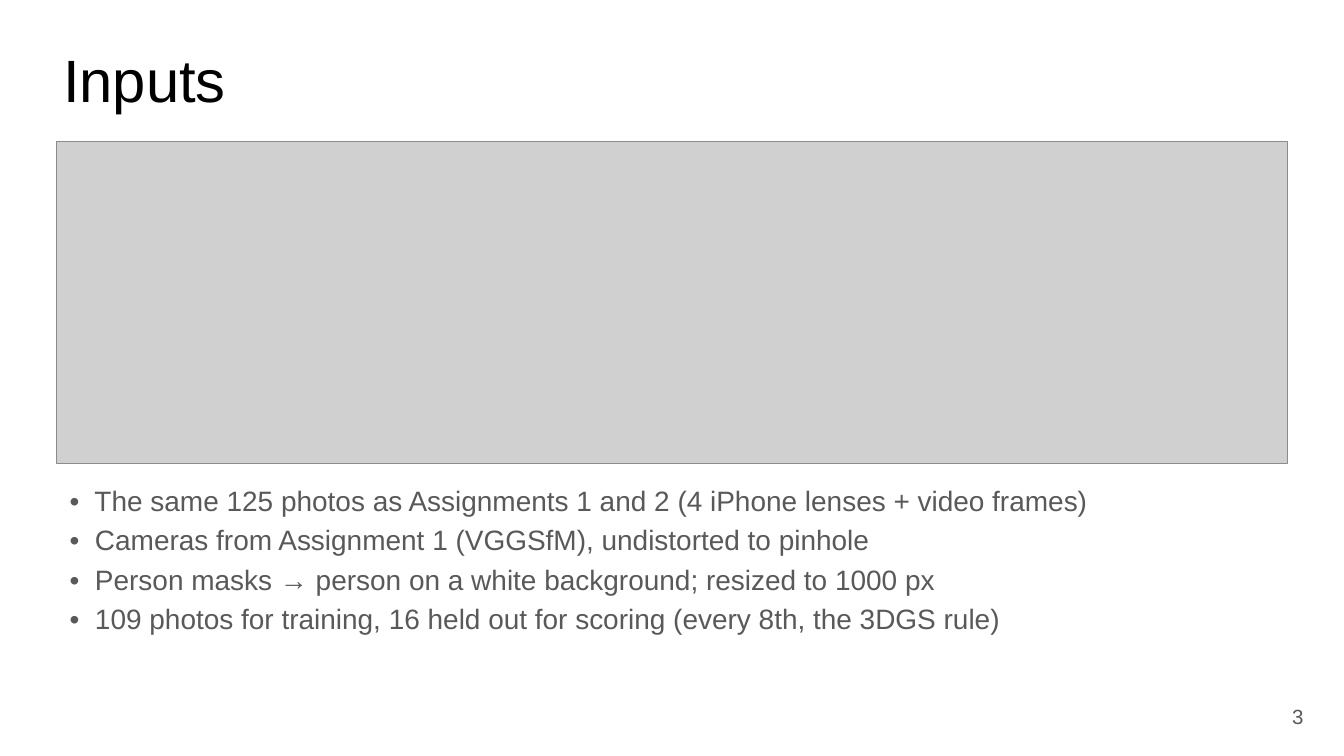
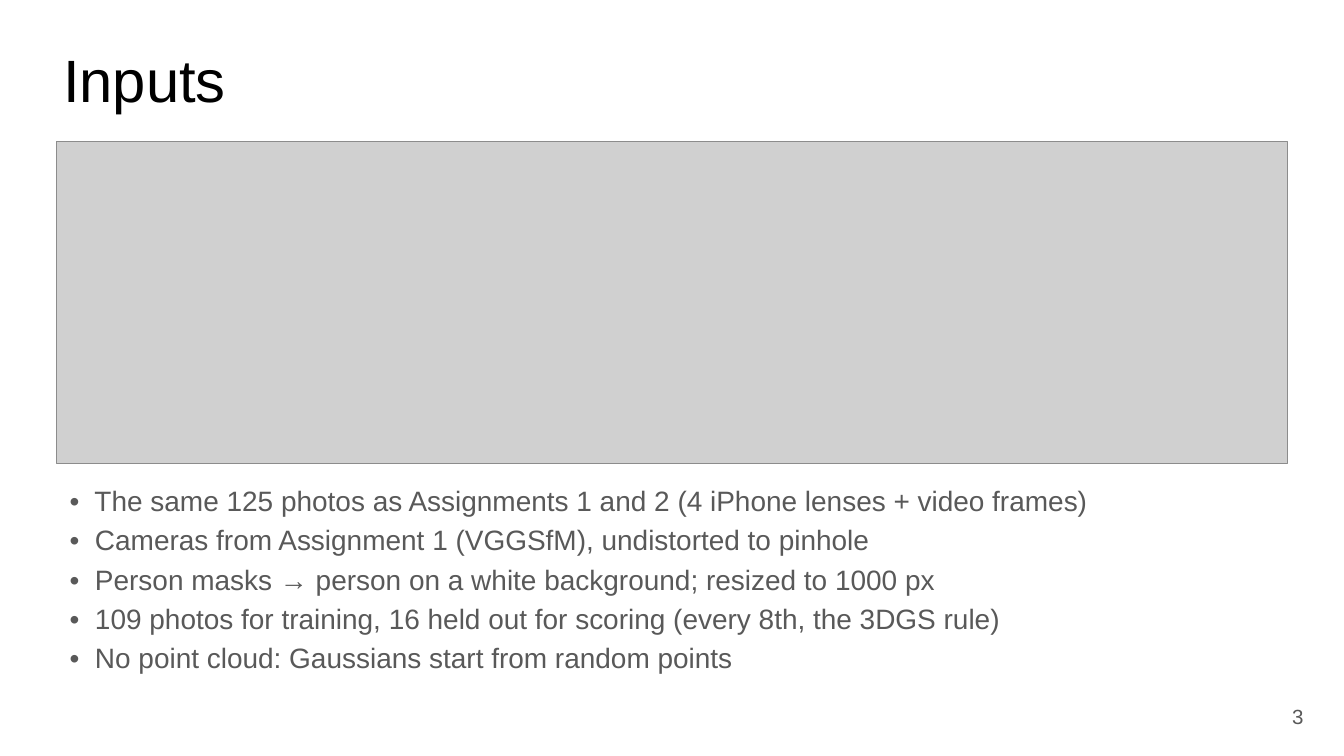
Before and after one commit to anas2908/cv802_assignment_3, a slide deck: slide 3 of docs/slides/CV802_SP3_novel_view_synthesis.pptx. Drawn at 1344x756 pixels with LibreOffice and Linux fonts; fonts in the diff are those of the drawing; grey boxes stand for pictures. Boxes give left, top, right and bottom in pixels: in the first picture for what was removed or moved away, otherwise in the second. Text is boxed around its words. In the diff, an @@ line names an element or a change of style, - is before the commit and + after.

Commit message:
NeRF; Gaussians start from random points (images + cameras only), point-cloud start kept as ablation; Sub-project 2 Poisson in the GUI; renderer fixes; report and slides updated

```diff
--- a/docs/slides/CV802_SP3_novel_view_synthesis.pptx
+++ b/docs/slides/CV802_SP3_novel_view_synthesis.pptx
@@ text at bbox=[95, 647, 733, 673]: paragraph added @@
+• No point cloud: Gaussians start from random points
```
Also in this commit, not shown: 13 other slides changed, 1 slide added, 45 other files.
